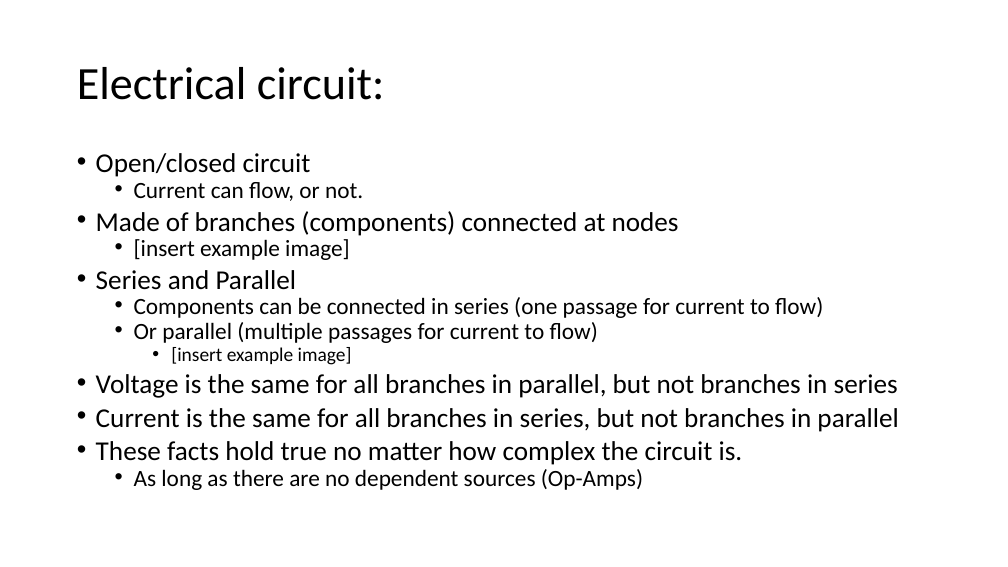
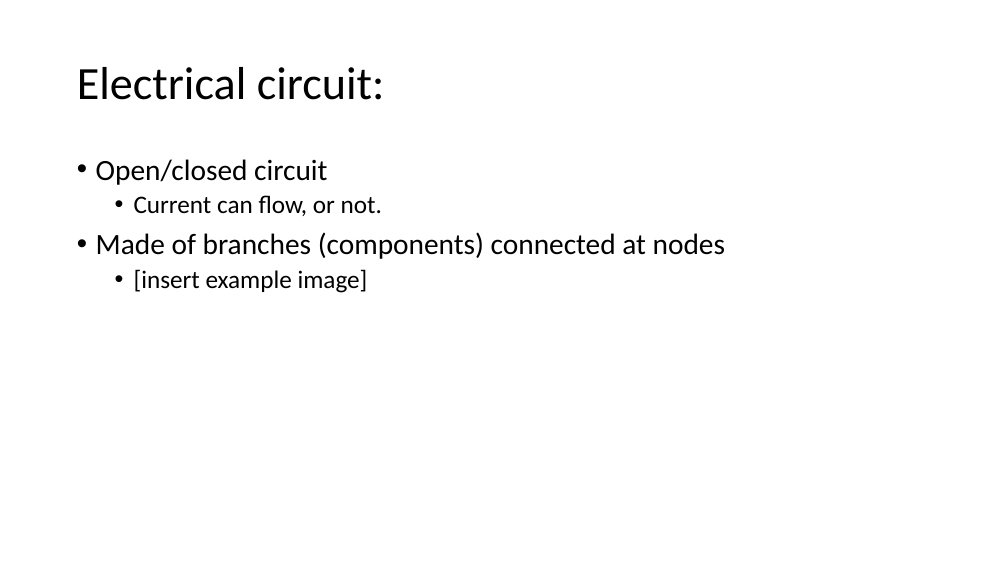
Before and after one commit to Runtime-Learner/McGill-BattleBots-Club, a slide deck: slide 4 of ECSE/Workshop-1/workshop1.pptx. Drawn at 1008x567 pixels with LibreOffice and Linux fonts; fonts in the diff are those of the drawing. Boxes give left, top, right and bottom in pixels: in the first picture for what was removed or moved away, otherwise in the second. Text is boxed around its words. In the diff, an @@ line names an element or a change of style, - is before the commit and + after.

Commit message:
Adding images to Workshop 1. Deleting extra files.

```diff
--- a/ECSE/Workshop-1/workshop1.pptx
+++ b/ECSE/Workshop-1/workshop1.pptx
@@ text "Open/closed circuit" at box(96, 159, 725, 293): size 25.9 to 28 pt in "Open/closed circuit", "Made of branches (components) connected at nodes"; size 22.2 to 24 pt in "Current can flow, or not.", "[insert example image]"; line spacing 0.7 to 0.9 @@
@@ text at box(96, 270, 898, 490): paragraphs removed @@
-• Series and Parallel
-  • Components can be connected in series (one passage for current to flow)
-  • Or parallel (multiple passages for current to flow)
-    • [insert example image]
-• Voltage is the same for all branches in parallel, but not branches in series
-• Current is the same for all branches in series, but not branches in parallel
-• These facts hold true no matter how complex the circuit is.
-  • As long as there are no dependent sources (Op-Amps)
```
Also in this commit, not shown: 4 other slides changed, 2 slides added, 4 other files.
